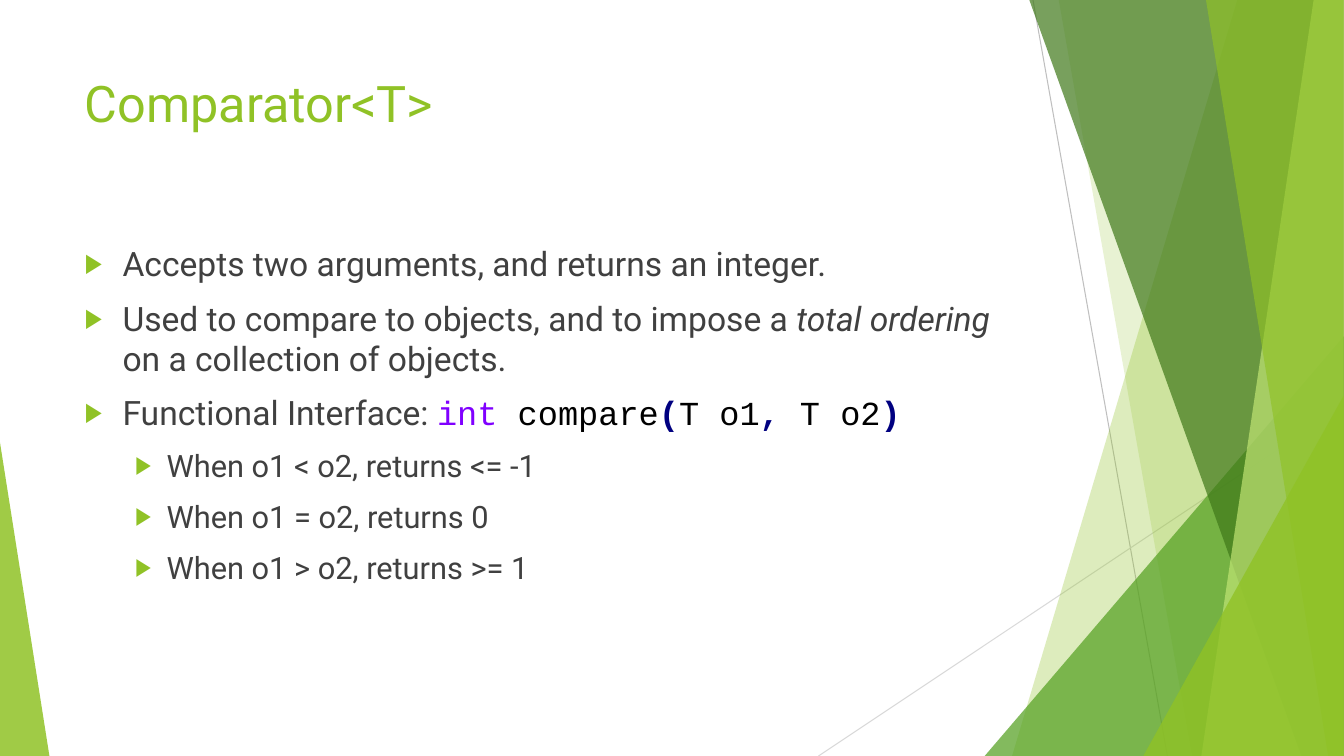
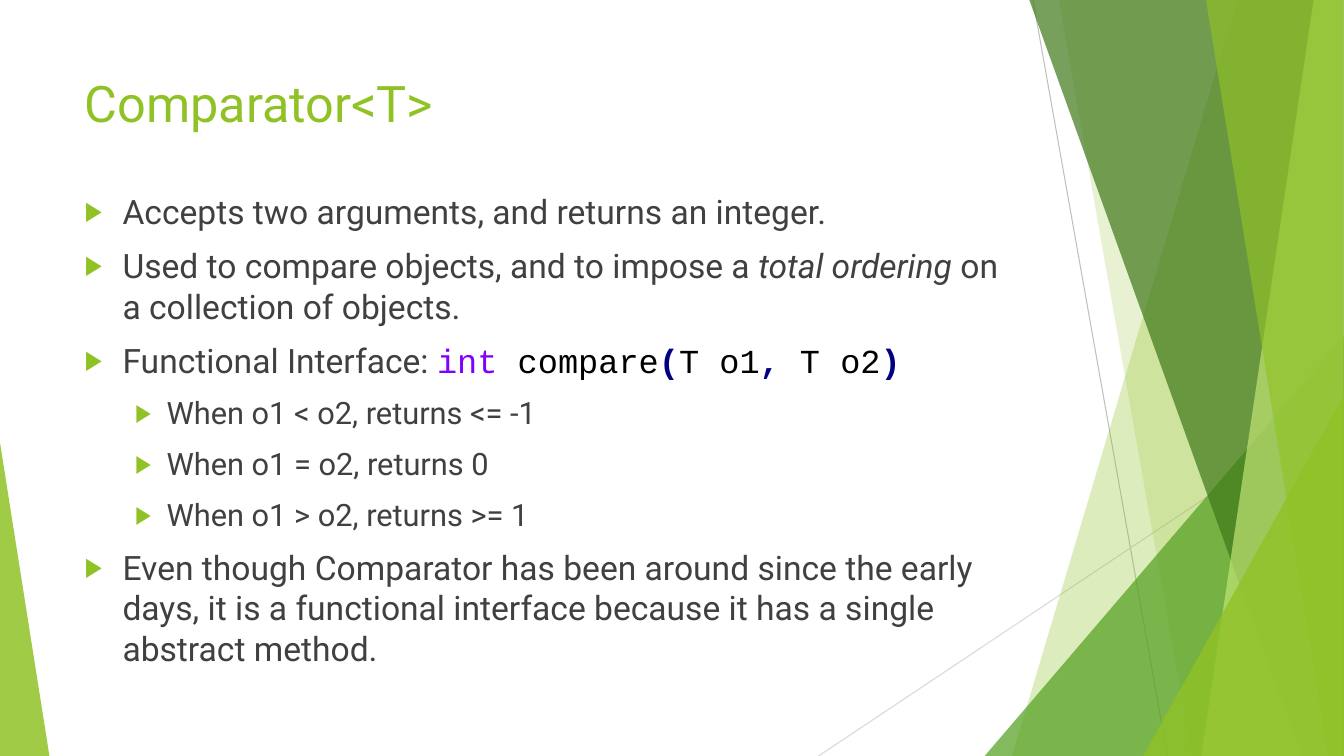
Before and after one commit to RichardRoda/2017-CodePaLOUsa-Lambda, a slide deck: slide 14 of Learning to Love the Lambda in the Stream.pptx. Drawn at 1344x756 pixels with LibreOffice and Linux fonts; fonts in the diff are those of the drawing. Boxes give left, top, right and bottom in pixels: in the first picture for what was removed or moved away, otherwise in the second. Text is boxed around its words. In the diff, an @@ line names an element or a change of style, - is before the commit and + after.

```diff
--- a/Learning to Love the Lambda in the Stream.pptx
+++ b/Learning to Love the Lambda in the Stream.pptx
@@ text "Accepts two arguments, and returns ...": place and size @@
-text "Accepts two arguments, and returns ..." at <box>123,251,990,583</box>
+text "Accepts two arguments, and returns ..." at <box>123,199,998,662</box>
@@ text at <box>123,253,998,326</box>: text changed @@
-▶ Used to compare to objects, and to impose a total ordering on a collection of objects.
+▶ Used to compare objects, and to impose a total ordering on a collection of objects.
@@ text at <box>123,555,972,662</box>: paragraph added @@
+▶ Even though Comparator has been around since the early days, it is a functional interface because it has a single abstract method.
```
Also in this commit, not shown: 1 other slide changed, 3 slides added, 1 slide removed, 5 other files.
